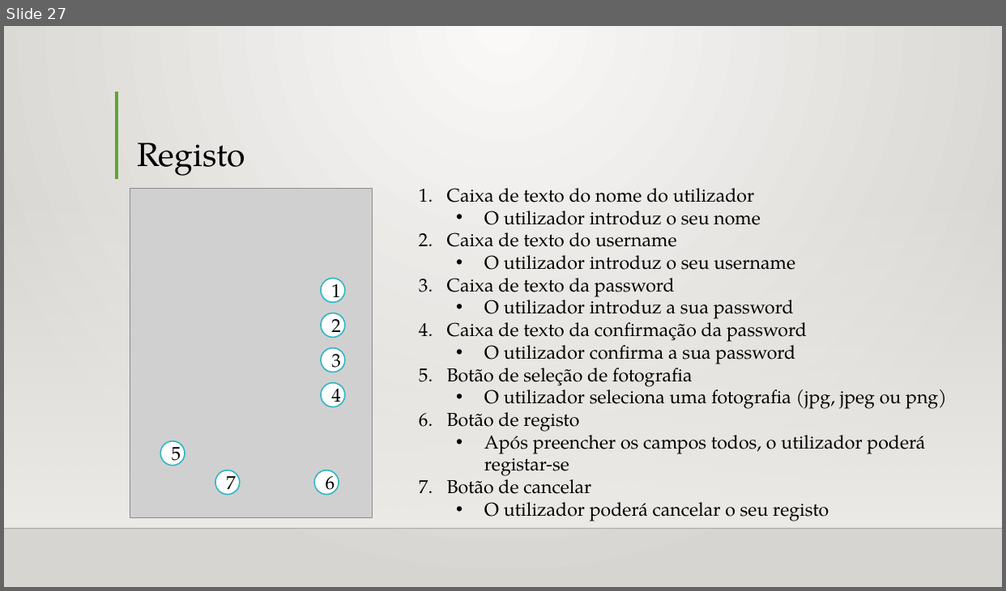
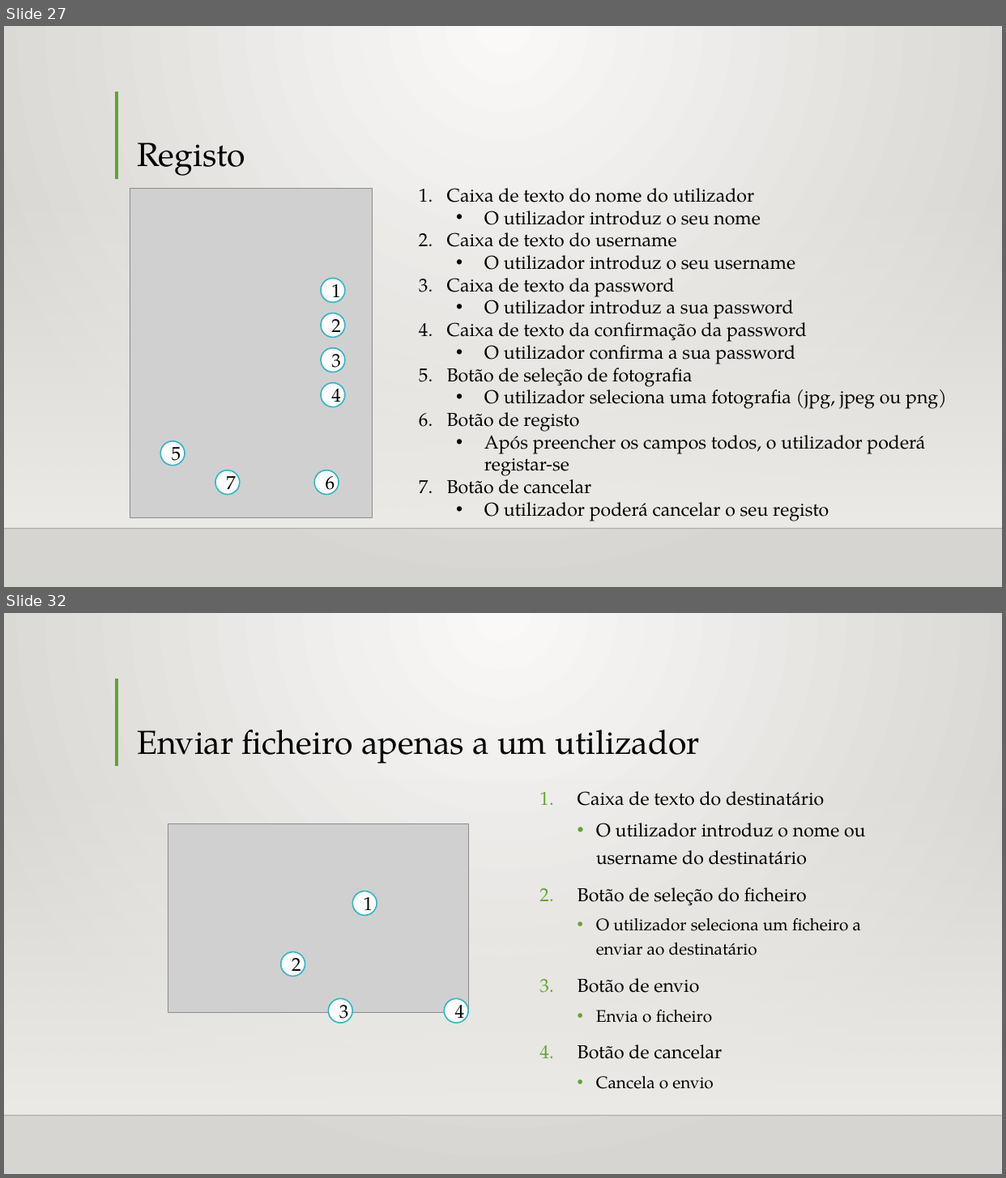
Before and after one commit to ShadowXPA/PD-TrabalhoPrat1, a slide deck: Relatório/Apresentação.pptx. Shown one above the other, each under a label of ours: slide 27 before the commit, slides 27 and 32 after it; the slides between them are not shown. The pictures are 1006x591 and 1006x1178 pixels, drawn with LibreOffice and Linux fonts; fonts in the diff are those of the drawing; grey boxes stand for pictures; background and template pictures are left out. Boxes give left, top, right and bottom in pixels: in the first picture for what was removed or moved away, otherwise in the second. Text is boxed around its words. In the diff, an @@ line names an element or a change of style, - is before the commit and + after.

```diff
--- a/Relatório/Apresentação.pptx
+++ b/Relatório/Apresentação.pptx
@@ slide 32 added at <box>4,613,1002,1174</box>, background gradient #FAFAF9 to #D7D5D2; not listed: 3 template elements that a slide beside it also shows @@
@@ title added at <box>137,730,699,764</box>, 32 pt, text #000000 @@
+Enviar ficheiro apenas a um utilizador
@@ text added at <box>577,791,866,1089</box>, 18 pt, text #000000 @@
+1. Caixa de texto do destinatário
+  • O utilizador introduz o nome ou username do destinatário
+2. Botão de seleção do ficheiro
+  • O utilizador seleciona um ficheiro a enviar ao destinatário
+3. Botão de envio
+  • Envia o ficheiro
+4. Botão de cancelar
+  • Cancela o envio
@@ picture added at <box>168,824,468,1013</box> @@
@@ ellipse added at <box>353,892,377,915</box>, fill #FFFFFF, outline #2FB6C6 1.25 pt, 18 pt, text #000000 @@
+1
@@ ellipse added at <box>281,952,305,976</box>, fill #FFFFFF, outline #2FB6C6 1.25 pt, 18 pt, text #000000 @@
+2
@@ ellipse added at <box>328,999,352,1023</box>, fill #FFFFFF, outline #2FB6C6 1.25 pt, 18 pt, text #000000 @@
+3
@@ ellipse added at <box>444,999,468,1023</box>, fill #FFFFFF, outline #2FB6C6 1.25 pt, 18 pt, text #000000 @@
+4
```
Also in this commit, not shown: 6 other slides added, 1 slide removed.
